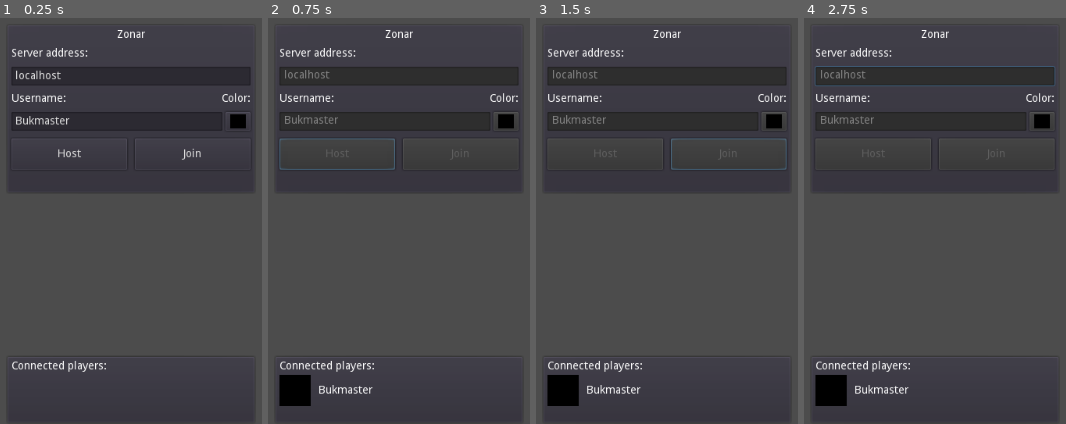
Above: before the commit, frames 1-4 (left to right).
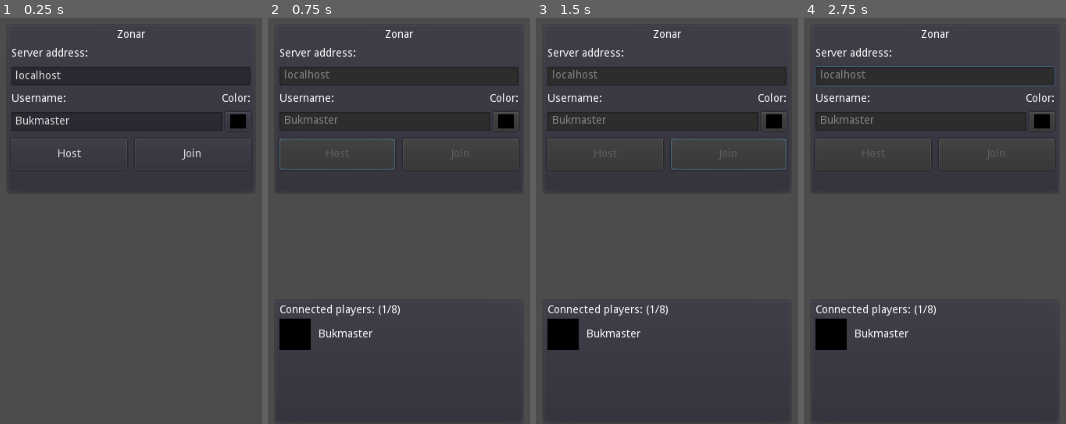
Above: after the commit, the same moments.

Repository: Ghostbird/zonar
Game: Godot game, scene res://levels/lobby.tscn
Same seed, same stepped clock (60 frames per second), same inputs: the game is played once before the commit and once after it.
Inputs (mouse positions are in pixels of both pictures, inside the frame that each line leads up to):
- Up to frame 1 (0.25 s): no input
- Up to frame 2 (0.75 s): click "Host" at 0.5 s
- Up to frame 3 (1.5 s): move the mouse to (outside the picture) at 1.27 s; hold Right (ui_right) from 1.28 s (still down); hold 1 (switch_action_1) from 1.28 s (still down)
- Up to frame 4 (2.75 s): keep holding Right (ui_right); tap Up (ui_up) at 1.52, 2.27 s; tap Enter at 2 s; move the mouse to (outside the picture) at 2.02 s; release 1 (switch_action_1) at 2.03 s; tap 2 (switch_action_2) at 2.1 s

The runs differ from the first frame. In frame 1, 0.4% of the frame differs, in the area x 4-41%, y 84-88%; in frame 2, 3.2%, in the area x 4-51%, y 70-96%; in frame 3, 3.2%; in frame 4, 3.2%.

Commit message:
Improve connected player display allow 8 players

Diff:
--- a/actors/connected_peer.tscn
+++ b/actors/connected_peer.tscn
@@ -7,6 +7,7 @@
 anchor_bottom = 1.0
 margin_right = -874.0
 margin_bottom = -560.0
+rect_min_size = Vector2( 0, 40 )
 script = ExtResource( 1 )
 
 [node name="color" type="ColorRect" parent="."]
--- a/levels/lobby.gd
+++ b/levels/lobby.gd
@@ -1,7 +1,7 @@
 extends Control
 
 export(int) var server_port = 27027
-export(int) var number_of_players = 2
+export(int) var max_players = 8
 
 # Player info, associate ID to data
 var player_info = {}
@@ -27,6 +27,12 @@
 func _player_disconnected(id):
     if (get_tree().is_network_server()):
         player_info.erase(id) # Erase player from info.
+        # Erase node from connected players list
+        for node in $playerbox/vbox/playerinfo/vbox.get_children():
+            if node.id == id:
+                node.queue_free()
+                break
+
         $playerbox.hide()
     else:
         get_tree().reload_current_scene()
@@ -46,16 +52,18 @@
     # Store the info
     player_info[id] = info
     var connected_peer = connected_peer_resource.instance()
-    connected_peer.set_id(str(id))
+    connected_peer.set_id(id)
     connected_peer.set_color(info.color)
     connected_peer.set_username(info.name)
-    $playerbox/vbox/playerinfo.add_child(connected_peer)
+    $playerbox/vbox/playerinfo/vbox.add_child(connected_peer)
+    $playerbox/vbox/title.text = 'Connected players: (%s/%s)' % [$playerbox/vbox/playerinfo/vbox.get_child_count(), max_players]
     if get_tree().is_network_server():
         $playerbox/vbox/start.show()
 
 func _on_host_pressed():
     var peer = NetworkedMultiplayerENet.new()
-    peer.create_server(server_port, number_of_players)
+    # Godot by default does not treat the server as a player, but it is in our case hence the -1.
+    peer.create_server(server_port, max_players - 1)
     get_tree().set_network_peer(peer)
     $playerbox.show()
     $connectbox.disable()
@@ -64,7 +72,7 @@
 
 func _on_join_pressed():
     var peer = NetworkedMultiplayerENet.new()
-    peer.create_client($connectbox/server_address.text, server_port)
+    peer.create_client($connectbox/vbox/server_address.text, server_port)
     get_tree().set_network_peer(peer)
     $playerbox.show()
     $connectbox.disable()
--- a/levels/lobby.tscn
+++ b/levels/lobby.tscn
@@ -109,12 +109,13 @@
 custom_colors/font_color = Color( 1, 0, 0, 1 )
 
 [node name="playerbox" type="PanelContainer" parent="."]
+visible = false
 anchor_left = 0.5
 anchor_top = 1.0
 anchor_right = 0.5
 anchor_bottom = 1.0
 margin_left = -160.0
-margin_top = -88.0
+margin_top = -160.0
 margin_right = 160.0
 grow_vertical = 0
 
@@ -122,7 +123,7 @@
 margin_left = 7.0
 margin_top = 7.0
 margin_right = 313.0
-margin_bottom = 81.0
+margin_bottom = 153.0
 grow_vertical = 0
 size_flags_vertical = 3
 
@@ -131,13 +132,19 @@
 margin_bottom = 14.0
 text = "Connected players:"
 
-[node name="playerinfo" type="VBoxContainer" parent="playerbox/vbox"]
+[node name="playerinfo" type="ScrollContainer" parent="playerbox/vbox"]
 margin_top = 18.0
 margin_right = 306.0
-margin_bottom = 18.0
+margin_bottom = 146.0
 grow_vertical = 0
 size_flags_horizontal = 3
-custom_constants/separation = 46
+size_flags_vertical = 3
+
+[node name="vbox" type="VBoxContainer" parent="playerbox/vbox/playerinfo"]
+margin_right = 306.0
+margin_bottom = 128.0
+size_flags_horizontal = 3
+size_flags_vertical = 3
 
 [node name="start" type="Button" parent="playerbox/vbox"]
 visible = false
--- a/project.godot
+++ b/project.godot
@@ -77,6 +77,5 @@
 
 [rendering]
 
-quality/intended_usage/framebuffer_allocation=0
 quality/2d/use_pixel_snap=true
 environment/default_environment="res://default_env.tres"
